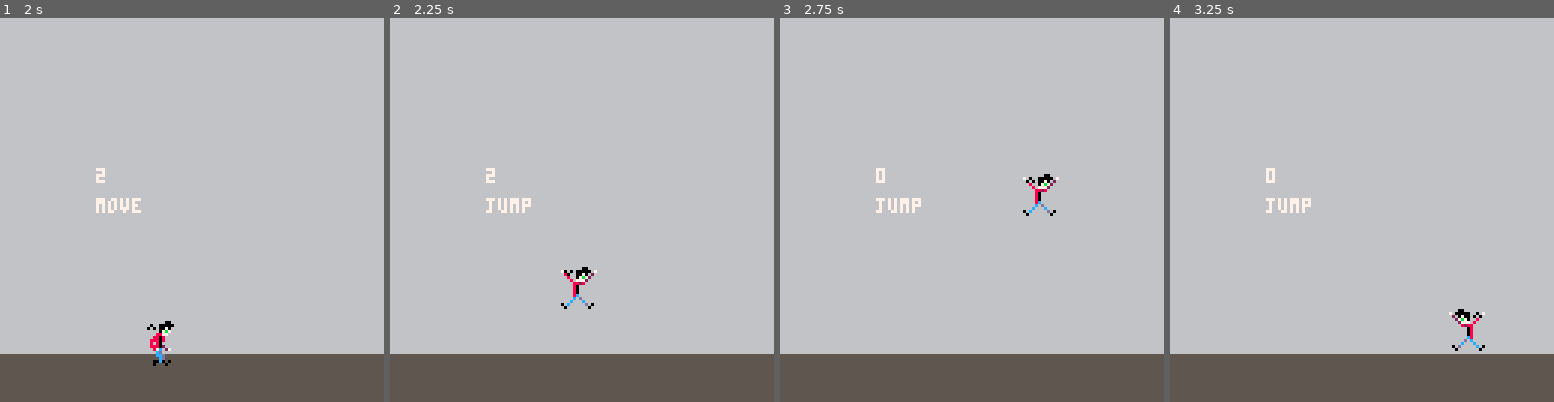
Above: before the commit, frames 1-4 (left to right).
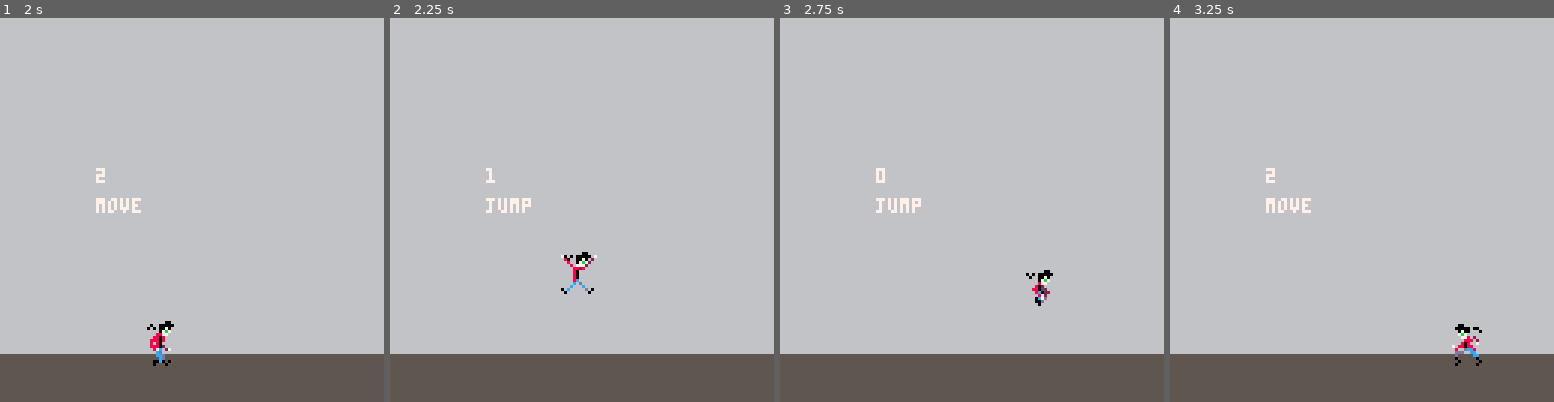
Above: after the commit, the same moments.

Repository: imELVEE/evils-edge
Game: PICO-8 cartridge simple-gravity.p8
Two runs of this game, one before a commit and one after it. Both use one fixed random seed, a clock stepped at 60 frames per second and the inputs below.
Inputs:
- Up to frame 1 (2 s): hold Right from 1.6 s (still down)
- Up to frame 2 (2.25 s): release Right at 2.1 s; hold Up from 2.15 s (still down)
- Up to frame 3 (2.75 s): release Up at 2.42 s; hold Right from 2.47 s (still down)
- Up to frame 4 (3.25 s): release Right at 3.03 s; hold Left from 3.08 s (still down)

Frame 1 is identical in both runs. In frame 2, 0.6% of the frame differs, in the area x 25-54%, y 39-76%; in frame 3, 0.6%; in frame 4, 0.7%, in the area x 25-83%, y 39-91%.

Commit message:
added mouse target and more succinct jumps

Diff:
--- a/simple-gravity.p8
+++ b/simple-gravity.p8
@@ -4,6 +4,153 @@
 function _init()
 	cls()
 	floor = 100
+	init_player()
+end
+
+function _update()
+	move(player)
+	jump(player)
+	gravity(player)
+end
+
+function _draw()
+	cls()
+	map()
+	draw_sprite(player)
+	print(player.state,32,60, 7)
+	print(player.jumps,32,50, 7)
+end
+-->8
+// world logic
+function gravity(unit)
+	if (unit.jump_cycle >= unit.cycle_limit) then
+		unit.gravity = true
+	end
+
+	if (unit.gravity) then
+		if (unit.y < floor) then
+			unit.y += 5
+		else
+			unit.y = floor
+			unit.jump_cycle = 0
+		end
+	end
+end
+-->8
+// animation logic
+function draw_sprite(unit)
+	palt(0, false)
+	palt(15, true)
+
+	if (unit.state == 'idle') then
+		cycle_idle_frames(unit)
+	elseif (unit.state == 'move') then
+		cycle_move_frames(unit)
+	elseif (unit.state == 'jump') then
+		cycle_jump_frames(unit)
+	else
+		spr(96,unit.x,unit.y,2,2)
+	end
+
+	palt()
+end
+
+function cycle_idle_frames(unit)
+	spr(unit.idle_frames[flr(unit.idle_frame)], unit.x, unit.y, 2, 2, unit.flip_bool)
+	unit.idle_frame += unit.idle_inc
+	if (unit.idle_frame >= unit.idle_limit) then
+		unit.idle_frame = 1
+	end
+end
+
+function cycle_move_frames(unit)
+	spr(unit.run_frames[flr(unit.run_frame)], unit.x, unit.y, 2, 2, unit.flip_bool)
+	unit.run_frame += unit.run_inc
+	if (unit.run_frame >= unit.run_limit) then
+		unit.run_frame = 1
+	end
+end
+
+function cycle_jump_frames(unit)
+	if (unit.y >= floor-3) then
+		spr(unit.crouch_frames[1], unit.x, unit.y, 2, 2, unit.flip_bool)
+	else
+		spr(unit.jump_style[flr(unit.jump_frame)], unit.x, unit.y, 2, 2, unit.flip_bool)
+		unit.jump_frame += unit.jump_inc
+		if (unit.jump_frame >= unit.jump_limit) then
+			unit.jump_frame = 1
+		end
+	end
+end
+-->8
+// char logic
+function move(unit)
+	x_increment = 0
+
+	if (unit.y == floor) then
+		unit.state = 'move'
+		unit.jumps = 2
+	end
+
+	//right
+	if (btn(1)) then
+		unit.flip_bool = false
+		x_increment = 3
+	// left
+	elseif (btn(0)) then
+		unit.flip_bool = true
+		x_increment = -3
+	elseif (unit.state == 'move') then
+		unit.state = 'idle'
+	end
+
+	// actually change character values
+	if (unit.x + x_increment >= 112) then
+		unit.x = 112
+	elseif (unit.x + x_increment <= 0) then
+		unit.x = 0
+	else
+		unit.x += x_increment
+	end
+end
+
+function jump(unit)
+	// randomize jump every call on floor
+	if (unit.y == floor) then
+		unit.jump_style = rnd(unit.jump_frames)
+	end
+
+	// double jump reset
+	if (unit.jumps > 0 and btn(2) and unit.jump_cycle > 2) then
+		unit.jump_style = rnd(unit.jump_frames)
+		unit.jumps = 0
+		unit.jump_cycle = 0;
+	end
+
+	// initial jump
+	if (btn(2)) then
+		unit.state = 'jump'
+		if (unit.jumps == 2) then
+			unit.jumps = 1
+		end
+	end
+
+	// jump gravity
+	if (unit.state == 'jump' and unit.jump_cycle < unit.cycle_limit) then
+		unit.gravity = false
+		unit.jump_cycle += 1
+		unit.y -= (10-unit.jump_cycle*1.25)
+	end
+end
+…(4 lines of a section not shown)…
+-->8
+// init functions
+
+// player init
+function init_player()
 	player = {
 		x = 10,
 		y = floor,
@@ -37,140 +184,8 @@
 		jump_inc = 0.1,
 		jump_limit = 3,
 	}
-end
-
-function _update()
-	move(player)
-	jump(player)
-	gravity(player)
-end
-
-function _draw()
-	cls()
-	map()
-	draw_sprite(player)
-	print(player.state,32,60, 7)
-	print(player.jumps,32,50, 7)
-end
--->8
-// world logic
-function gravity(unit)
-	if (unit.jump_cycle >= unit.cycle_limit) then
-		unit.gravity = true
-	end
-
-	if (unit.gravity) then
-		if (unit.y < floor) then
-			unit.y += 3
-		else
-			unit.y = floor
-			unit.jump_cycle = 0
-		end
-	end
-end
--->8
-// animation logic
-function draw_sprite(unit)
-	palt(0, false)
-	palt(15, true)
-
-	if (unit.state == 'idle') then
-		cycle_idle_frames(unit)
-	elseif (unit.state == 'move') then
-		cycle_move_frames(unit)
-	elseif (unit.state == 'jump') then
-		cycle_jump_frames(unit)
-	else
-		spr(96,unit.x,unit.y,2,2)
-	end
-
-	palt()
-end
-
-function cycle_idle_frames(unit)
-	spr(unit.idle_frames[flr(unit.idle_frame)], unit.x, unit.y, 2, 2, unit.flip_bool)
-	unit.idle_frame += unit.idle_inc
-	if (unit.idle_frame >= unit.idle_limit) then
-		unit.idle_frame = 1
-	end
-end
-
-function cycle_move_frames(unit)
-	spr(unit.run_frames[flr(unit.run_frame)], unit.x, unit.y, 2, 2, unit.flip_bool)
-	unit.run_frame += unit.run_inc
-	if (unit.run_frame >= unit.run_limit) then
-		unit.run_frame = 1
-	end
-end
-
-function cycle_jump_frames(unit)
-	if (unit.y >= floor-3) then
-		spr(unit.crouch_frames[1], unit.x, unit.y, 2, 2, unit.flip_bool)
-	else
-		spr(unit.jump_style[flr(unit.jump_frame)], unit.x, unit.y, 2, 2, unit.flip_bool)
-		unit.jump_frame += unit.jump_inc
-		if (unit.jump_frame >= unit.jump_limit) then
-			unit.jump_frame = 1
-		end
-	end
-end
--->8
-// char logic
-function move(unit)
-	x_increment = 0
-
-	if (unit.y == floor) then
-		unit.state = 'move'
-		unit.jumps = 2
-	end
-
-	//right
-	if (btn(1)) then
-		unit.flip_bool = false
-		x_increment = 3
-	// left
-	elseif (btn(0)) then
-		unit.flip_bool = true
-		x_increment = -3
-	elseif (unit.state == 'move') then
-		unit.state = 'idle'
-	end
-
-	// actually change character values
-	if (unit.x + x_increment >= 112) then
-		unit.x = 112
-	elseif (unit.x + x_increment <= 0) then
-		unit.x = 0
-	else
-		unit.x += x_increment
-	end
-end
-
-function jump(unit)
-	if (unit.y == floor) then
-		unit.jump_style = rnd(unit.jump_frames)
-	end
-
-	if (unit.jumps > 0 and btn(2) and unit.jump_cycle > 2) then
-		unit.jump_style = rnd(unit.jump_frames)
-		unit.jumps -= 1
-		unit.jump_cycle = 0;
-	end
-
-	if (btn(2)) then
-		unit.state = 'jump'
-	end
-
-	if (unit.state == 'jump' and unit.jump_cycle < unit.cycle_limit) then
-		unit.gravity = false
-		unit.jump_cycle += 1
-		unit.y -= (8-unit.jump_cycle)
-	end
-end
-…(4 lines of a section not shown)…
+	return player
+end
 __gfx__
 0000000000000000fffffffff00fffffffffffffffffffffffffffffffffffffffffffffffffffffffffffffffffffffffffffffffffffffffffffffffffffff
 0000000000000000fffff0f00000fffffffffffff00ffffffffffffffffffffffffffffffffffffffffffffffffffffffffffffff00ffffffffffffff00fffff
